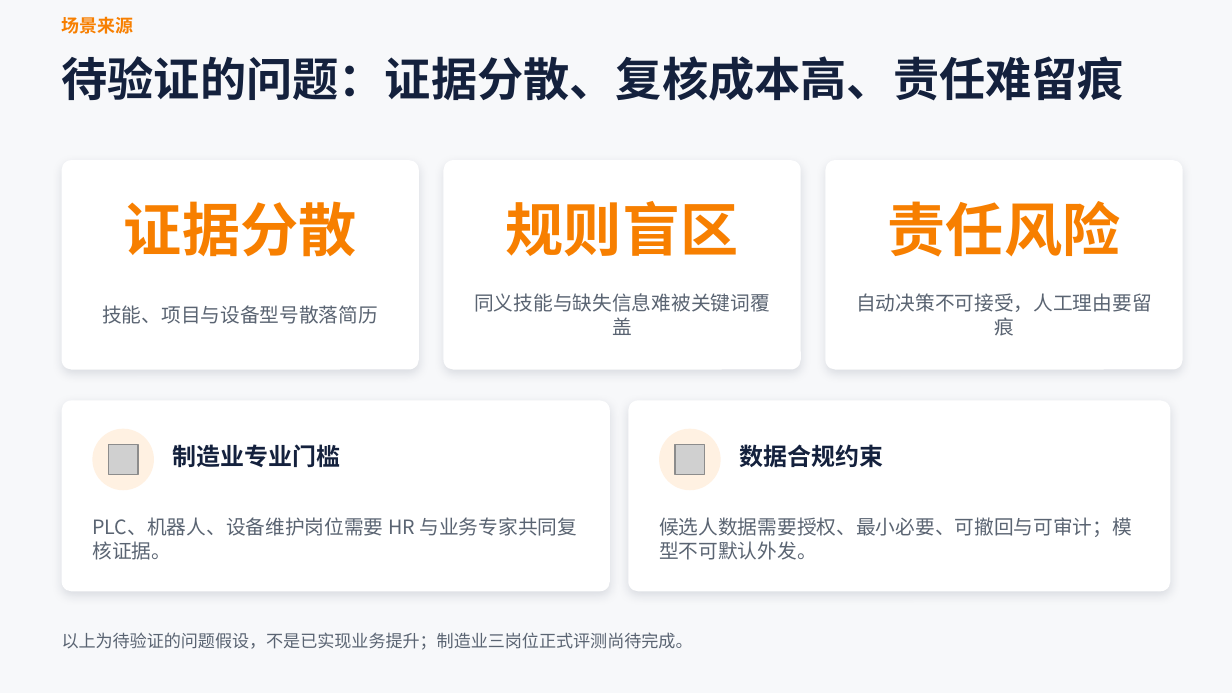
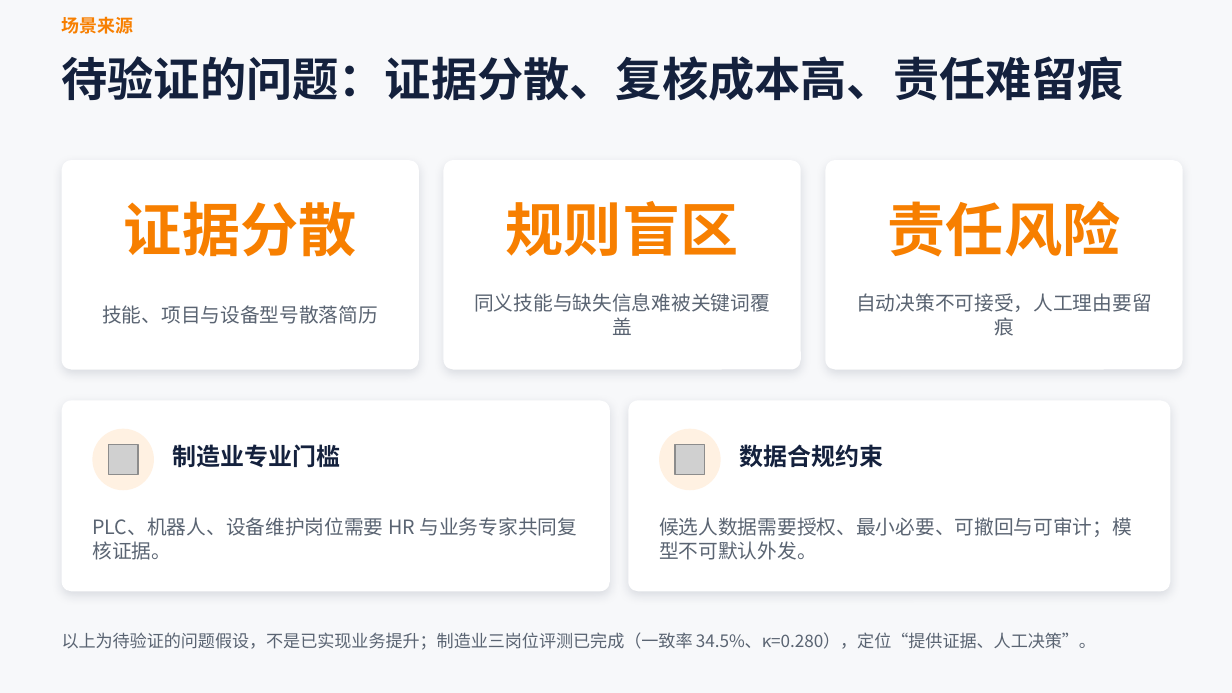
Before and after one commit to xyljobs/recruit-agent, a slide deck: slide 3 of docs/GOAI无界应用_方案PPT.pptx. Drawn at 1232x693 pixels with LibreOffice and Linux fonts; fonts in the diff are those of the drawing; grey boxes stand for pictures. Boxes give left, top, right and bottom in pixels: in the first picture for what was removed or moved away, otherwise in the second. Text is boxed around its words. In the diff, an @@ line names an element or a change of style, - is before the commit and + after.

```diff
--- a/docs/GOAI无界应用_方案PPT.pptx
+++ b/docs/GOAI无界应用_方案PPT.pptx
@@ text at (x1=62, y1=632, x2=1096, y2=650): text changed @@
-以上为待验证的问题假设，不是已实现业务提升；制造业三岗位正式评测尚待完成。
+以上为待验证的问题假设，不是已实现业务提升；制造业三岗位评测已完成（一致率 34.5%、κ=0.280），定位“提供证据、人工决策”。
```
Also in this commit, not shown: 3 other slides changed, 18 other files.
